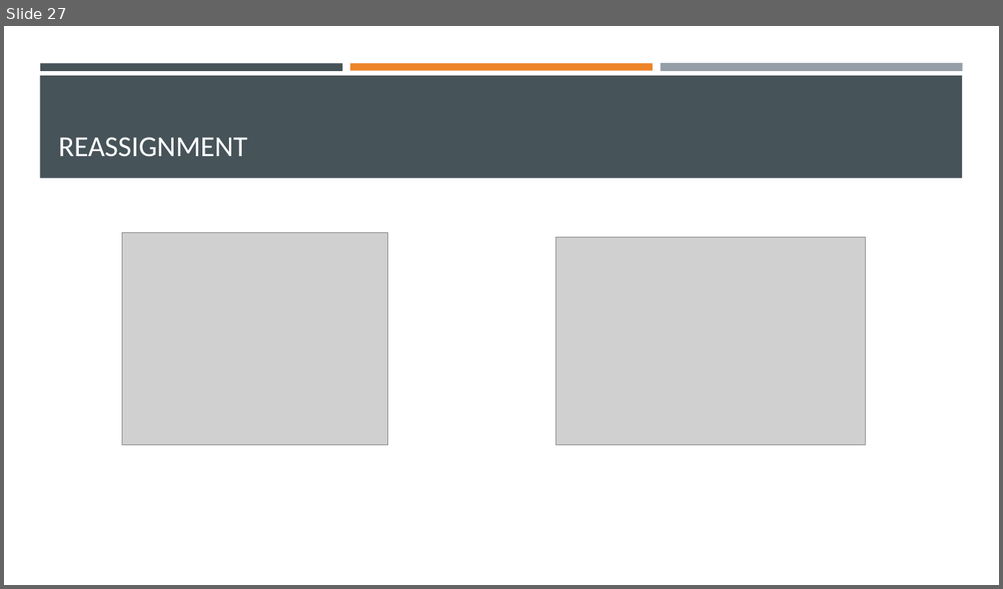
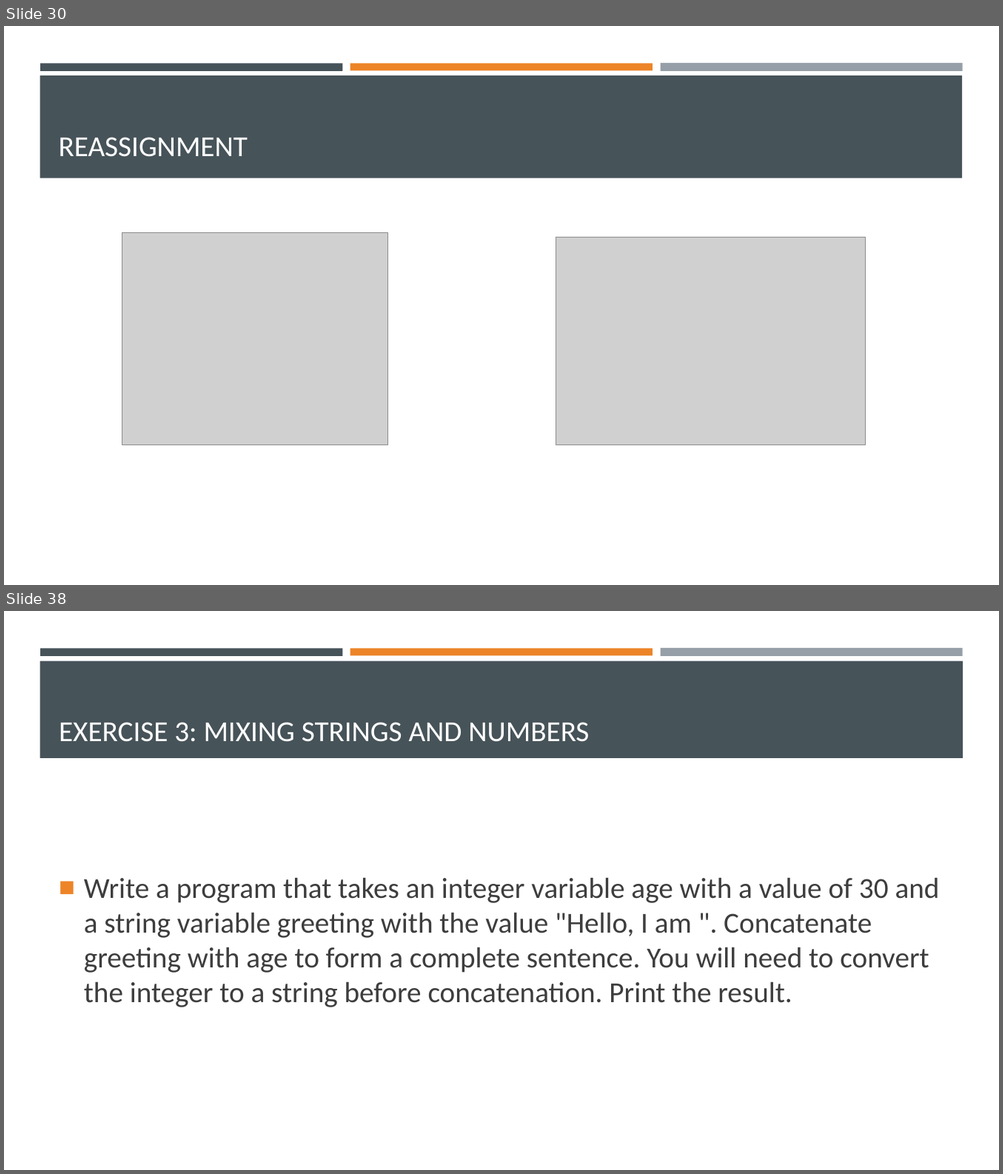
Before and after one commit to Ghost0396/iot, a slide deck: python/Python 3.pptx. Shown one above the other, each under a label of ours: slide 27 before the commit, slides 30 and 38 after it; the slides between them are not shown. The pictures are 1003x589 and 1003x1174 pixels, drawn with LibreOffice and Linux fonts; fonts in the diff are those of the drawing; grey boxes stand for pictures. Boxes give left, top, right and bottom in pixels: in the first picture for what was removed or moved away, otherwise in the second. Text is boxed around its words. In the diff, an @@ line names an element or a change of style, - is before the commit and + after.

```diff
--- a/python/Python 3.pptx
+++ b/python/Python 3.pptx
@@ slide 38 added at bbox=[4, 611, 999, 1170], background #FFFFFF; not listed: 3 template elements that a slide beside it also shows @@
@@ rectangle added at bbox=[40, 661, 963, 758], fill #465359 @@
@@ title added at bbox=[59, 722, 589, 742], 28 pt, text #FFFFFF @@
+EXERCISE 3: MIXING STRINGS AND NUMBERS
@@ text added at bbox=[84, 877, 939, 1008], 28 pt, text #3D3D3D @@
+■ Write a program that takes an integer variable age with a value of 30 and a string variable greeting with the value "Hello, I am ". Concatenate greeting with age to form a complete sentence. You will need to convert the integer to a string before concatenation. Print the result.
@@ what was slide 27 is now slide 30 @@
```
Also in this commit, not shown: 1 slide changed, 10 other slides added, 4 other files.
